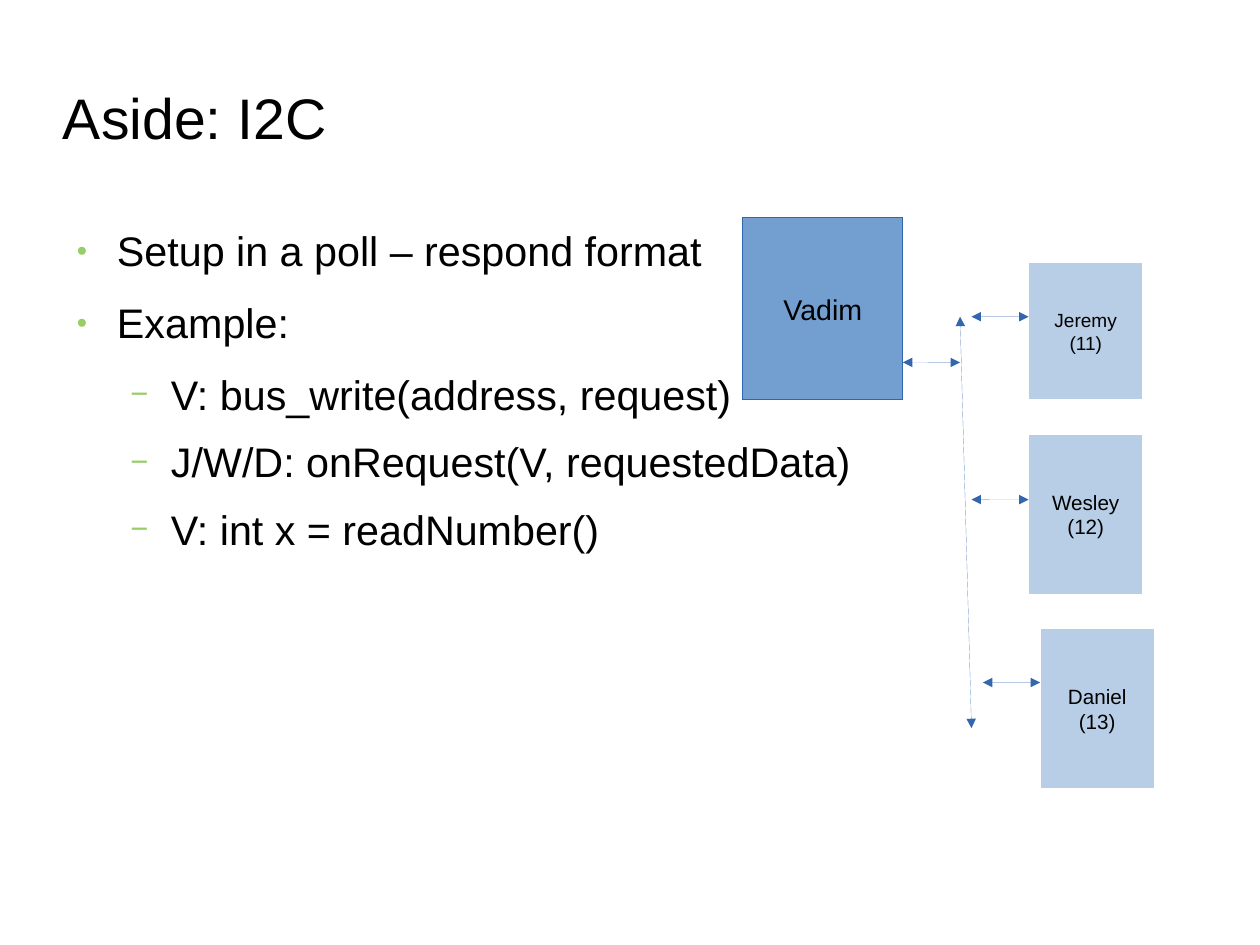
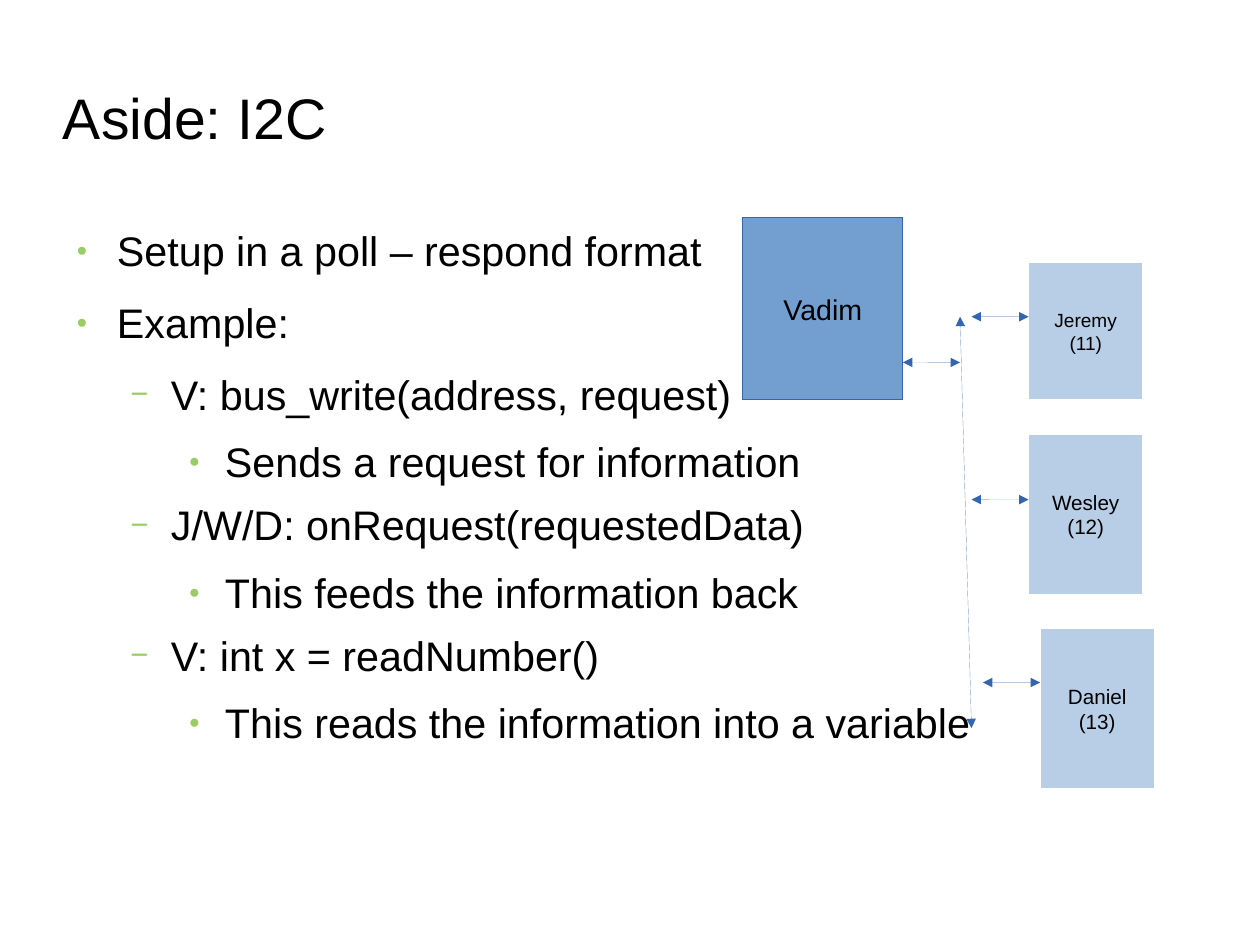
Before and after one commit to jeremyshaw/microgreenhouse, a slide deck: slide 7 of finalPresentation.odp. Drawn at 1260x945 pixels with LibreOffice and Linux fonts; fonts in the diff are those of the drawing; background and template pictures are left out. Boxes give left, top, right and bottom in pixels: in the first picture for what was removed or moved away, otherwise in the second. Text is boxed around its words. In the diff, an @@ line names an element or a change of style, - is before the commit and + after.

```diff
--- a/finalPresentation.odp
+++ b/finalPresentation.odp
@@ text at (x1=171, y1=447, x2=804, y2=609): text changed @@
-  − J/W/D: onRequest(V, requestedData)
+    ● Sends a request for information
+  − J/W/D: onRequest(requestedData)
+    ● This feeds the information back
@@ text at (x1=225, y1=708, x2=970, y2=739): paragraph added @@
+    ● This reads the information into a variable
```
Also in this commit, not shown: 1 other slide changed, 1 other file.
